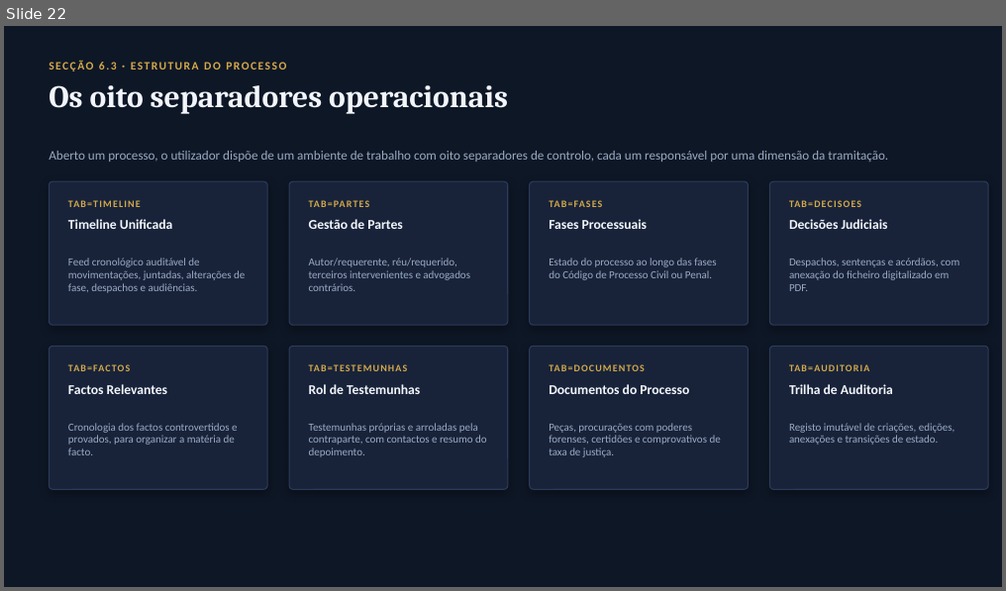
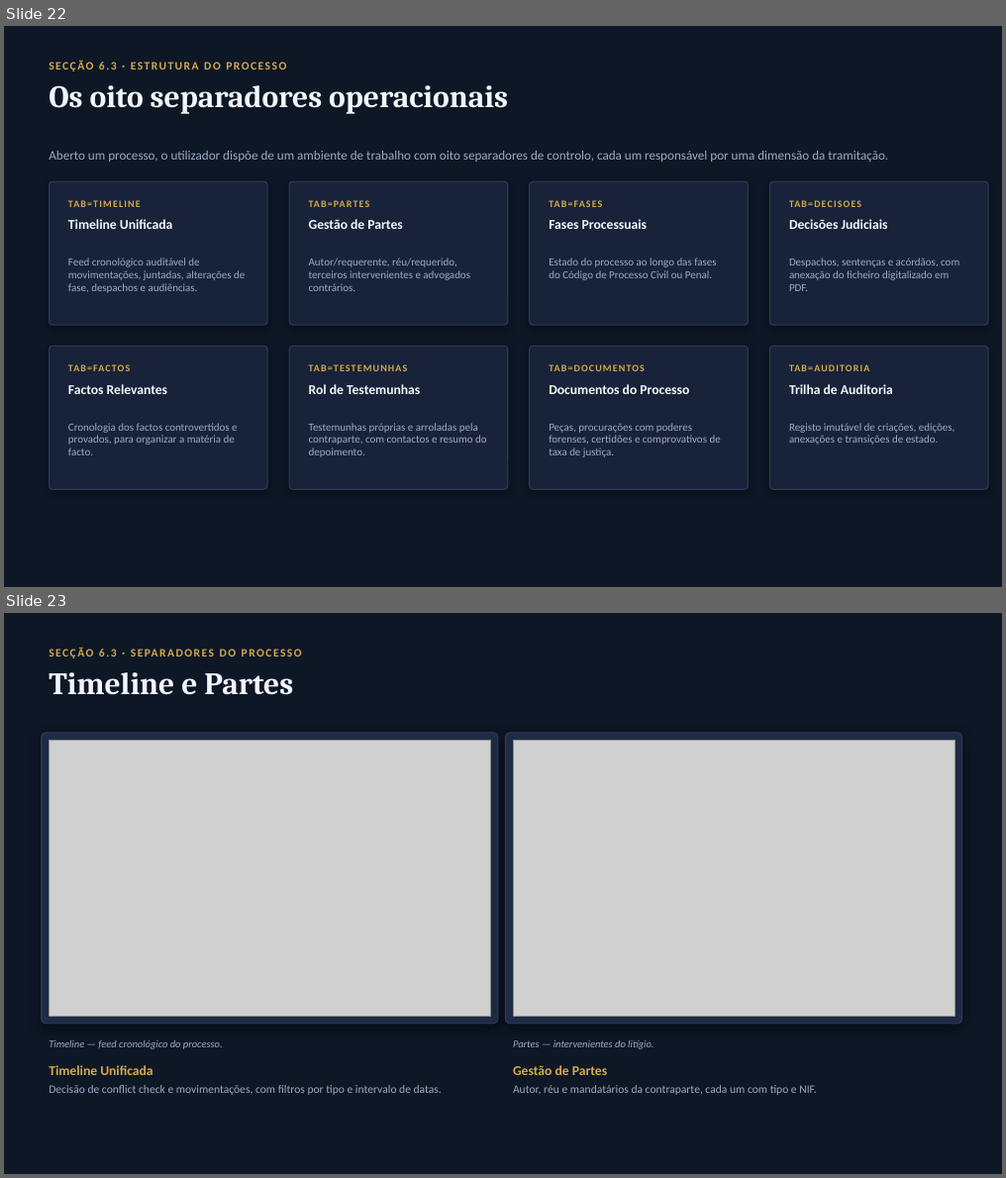
Before and after one commit to tchspprtcv/lexcv, a slide deck: docs/MANUAL_DO_UTILIZADOR.pptx. Shown one above the other, each under a label of ours: slide 22 before the commit, slides 22 and 23 after it. The pictures are 1006x591 and 1006x1178 pixels, drawn with LibreOffice and Linux fonts; fonts in the diff are those of the drawing; grey boxes stand for pictures. Boxes give left, top, right and bottom in pixels: in the first picture for what was removed or moved away, otherwise in the second. Text is boxed around its words. In the diff, an @@ line names an element or a change of style, - is before the commit and + after.

```diff
--- a/docs/MANUAL_DO_UTILIZADOR.pptx
+++ b/docs/MANUAL_DO_UTILIZADOR.pptx
@@ slide 23 added at [4,613,1002,1174], background #0E1726 @@
@@ text added at [99,649,117,657], 11 pt, text #D4A94A, bold @@
+SECÇÃO 6.3 · SEPARADORES DO PROCESSO
@@ text added at [49,672,293,695], 30 pt, text #F2F5FA, bold @@
+Timeline e Partes
@@ rounded rectangle added at [42,733,498,1024], fill #1E2B45, outline #2C3B59 1 pt @@
@@ picture added at [49,741,491,1017] @@
@@ rounded rectangle added at [506,733,962,1024], fill #1E2B45, outline #2C3B59 1 pt @@
@@ picture added at [513,741,954,1017] @@
@@ text added at [49,1041,223,1050], 10 pt, text #9AAAC2, italic @@
+Timeline — feed cronológico do processo.
@@ text added at [513,1041,653,1050], 10 pt, text #9AAAC2, italic @@
+Partes — intervenientes do litígio.
@@ text added at [49,1065,152,1075], 13 pt, text #D4A94A, bold @@
+Timeline Unificada
@@ text added at [49,1085,442,1095], 11 pt, text #9AAAC2 @@
+Decisão de conflict check e movimentações, com filtros por tipo e intervalo de datas.
@@ text added at [513,1065,607,1075], 13 pt, text #D4A94A, bold @@
+Gestão de Partes
@@ text added at [513,1085,817,1095], 11 pt, text #9AAAC2 @@
+Autor, réu e mandatários da contraparte, cada um com tipo e NIF.
```
Also in this commit, not shown: 1 slide changed, 3 other slides added, 11 other files.
